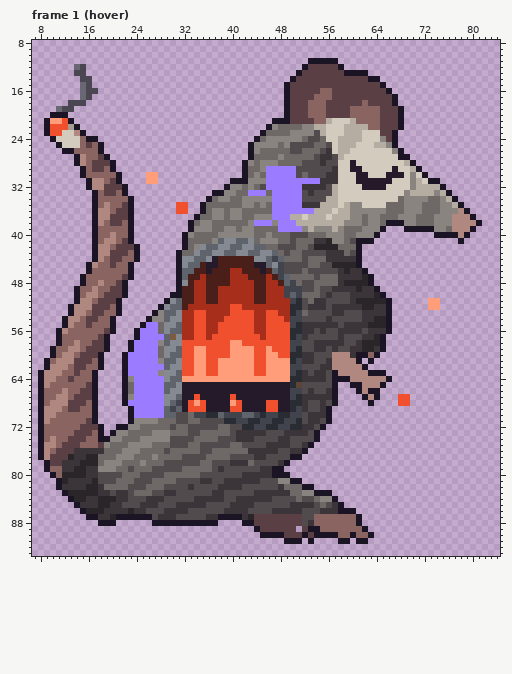
Pixel-art file: tools/art/creatures/kilnshade/kilnshade_portrait.aseprite. Above, as it was before the edit.
96x96 pixels, 4 frames. Colours within 5 levels of each other are drawn and written as one. Shown: frame 1 (hover): x 7..84, y 8..93. The commit also changed other frames, which this record leaves out.
And afterwards:
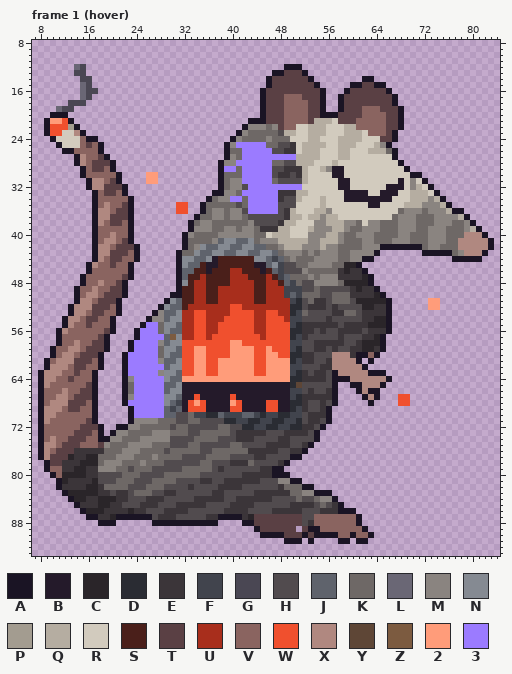
Palette (. is transparent): A #1a1424  B #241a2a  C #2a2529  D #2a2c33  E #3b3539  F #41444d  G #4a4753  H #514b4e  J #5f636c  K #6e6866  L #6a6775  M #8a8480  N #858a92  P #a39c90  Q #b5ada1  R #d2cbbe  S #4a1f1a  T #5a4044  U #a82e1c  V #8a6460  W #f0502e  X #b08880  Y #5e4636  Z #7c5b40  2 #ff9c7a  3 #9b7bff
Edits made:
Changed rows in their new state; - is an unchanged pixel.
Frame 1 (hover), layers "glow", "corpo":
first column x 38:
11 ---------------.....--------------------------
12 -----------AAA.......-------------------------
13 ---------AATTTA..........---------------------
14 --------ATTTT--A........A-.-------------------
15 --------ATTT----A.....AA--A-------------------
16 -------ATTTT-----A...A------------------------
17 -------ATTTVVV--TA..A-------------------------
18 -------ATTTVVVVTTA..A---T---------------------
19 -------ATTTVVVVTTA..A-TT----------------------
20 -------ATTTVVVVTTAAA--TT---V------------------
21 -----AAATTTVVVV-QQ--TTT----V------------------
22 ----AMMMK-TVVRRQ-------VV--V------------------
23 ---AMKKK--HQQRRQQ--------VVV------------------
24 --AMKKK--KKKRRRQQR---------T------------------
25 -AM33333KKHHERQQQQR--------MA.----------------
26 -AKK33333HHEERQQQRR------QQQKA.---------------
27 -AMK333333333QQQQRRR-Q-------A..--------------
28 AMM333333K-HHQQQRRRQ--R-------A..-------------
29 A33K3333-HHEEEQRRQMBB-RR-----R-A..------------
30 AKKK3333-HEEHEQRRRRBB--RR---RRR-AA.-----------
31 AKMM3333-KHHHHQRRRRRBB-RRRRRR-B--RA..---------
32 AK--H333------RRRRRRBB--RRRRBBB---RA..--------
33 ----3---3-EEEQQRRRRR-BBBB--BBB-R---RA..-------
34 --33K3333-EHHQRRRQRR-BBBBBBBB-RRQQQMQA..------
35 ---HK3333-HHHRRRR-RR-RRR-BB-RRRQQQMMMQA..-----
36 ----H3333-HEQRRR--M-RRRRRRRRRR-----MM-QAA.----
37 -----HHHHHHE-----MQ-RRRRRRRRR----------MQA.---
38 ------HHHHEQQRRRMM-----KR---KKM--------KKMA.--
39 -------EEEQQRRR-----QM-----KKKMMMKKM---KKMQA--
40 --------RQQQRRRMMMQQ------KKKKMMKKKMMMKKKXXXA-
41 ----------QQQQQMMQQQ--KKMMKKKMMMKKKMMMKKXXXXXA
42 ----------MQQQMMMQMM---KMMMAAAAAAAKMMKKKXXXXXA
43 -----------MMMKMKMMMK-MMMMA-------AAAAAKMXXXA-
44 ------------M-K-MMMMKKMMAA-------------AAAAA--
45 -------------KKMMMMKK-------------------------
46 --------------MKKKKK--------------------------
47 ---------------MKMMM--------------------------
48 ----------------MMMMK-------------------------
49 -------------------HHH------------------------
50 ------------------HKKK------------------------
51 -------------------KKKH-----------------------
52 --------------------HHHH----------------------
53 ---------------------KK-----------------------
Where, in picture pixels (left, top, right, bottom), the same in both pictures:
changed: (218, 58, 494, 316)
